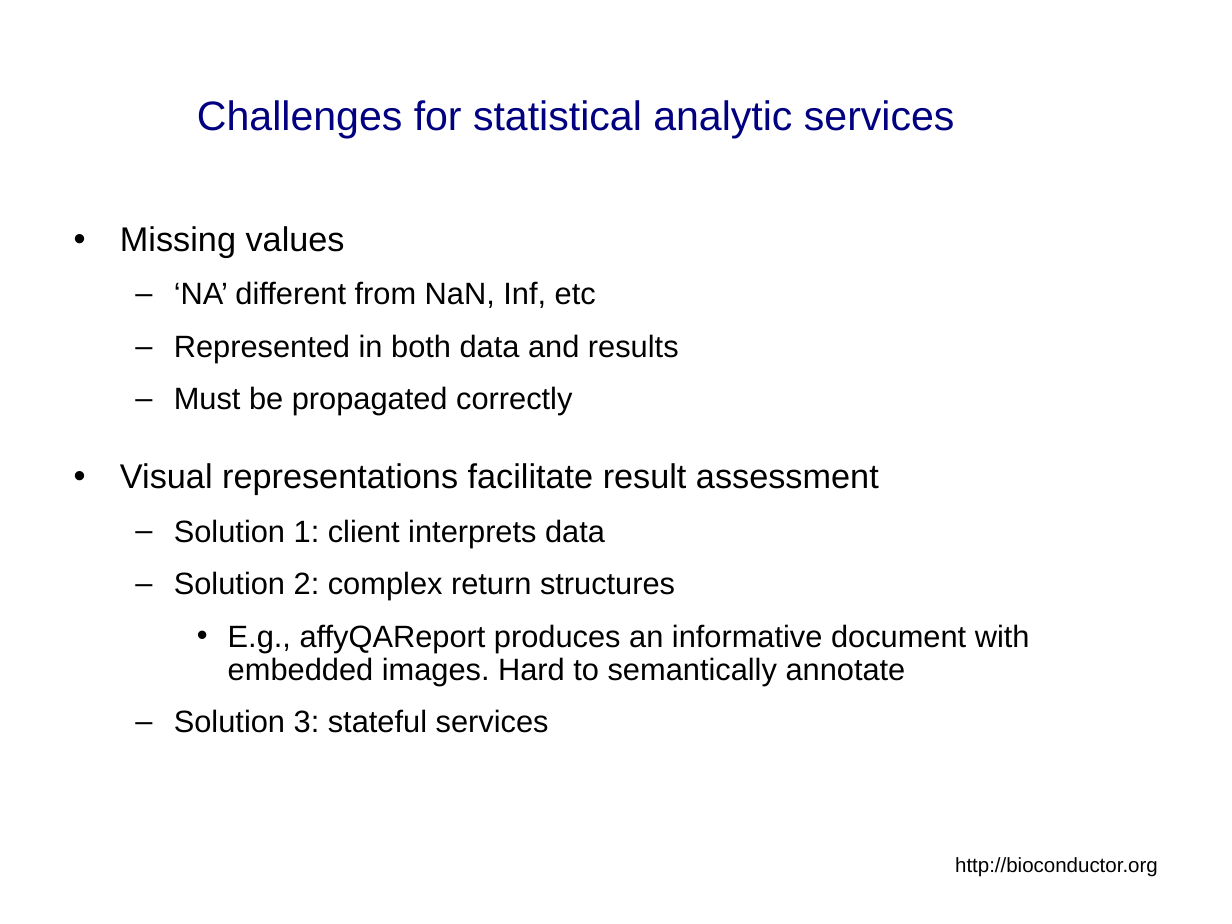
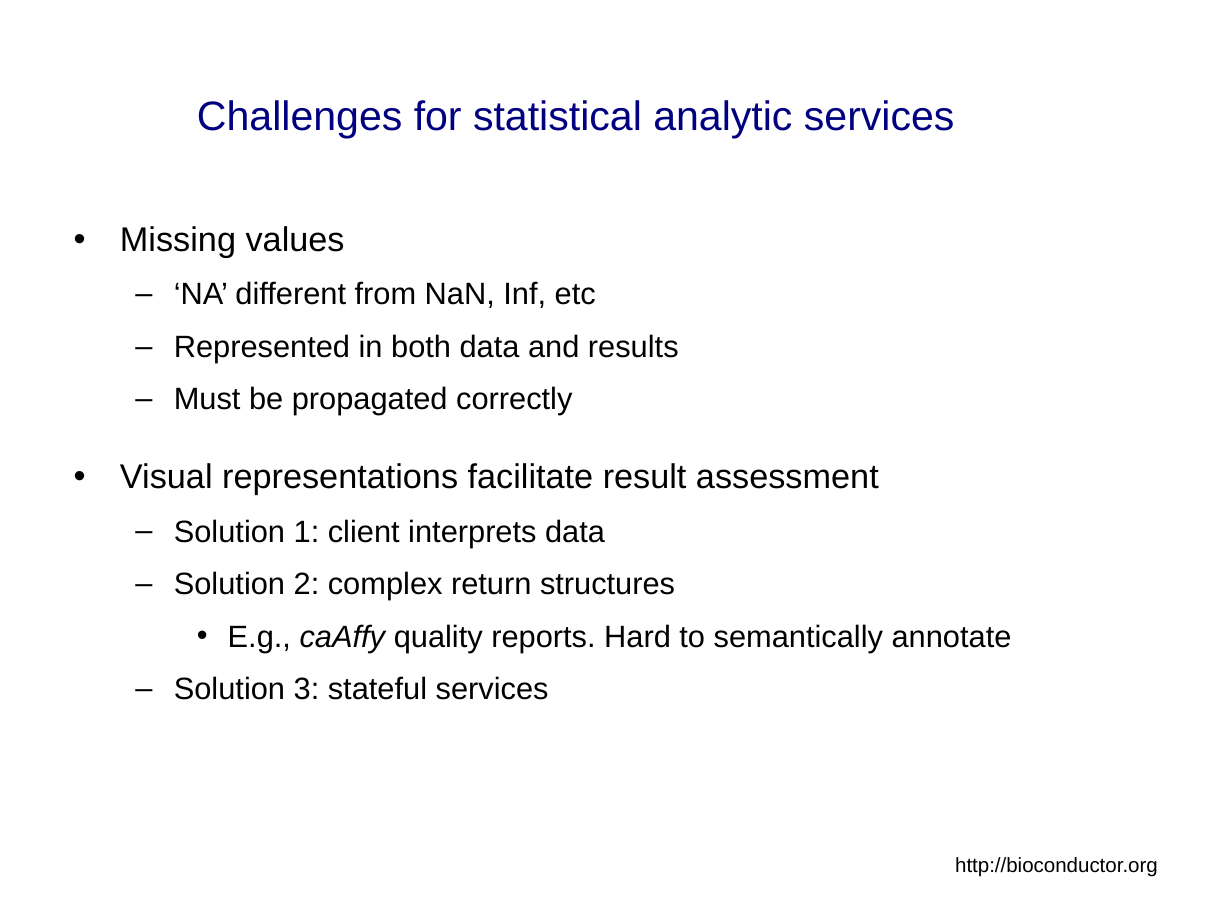
Before and after one commit to NCIP/bioconductor, a slide deck: slide 34 of bioconductor/Presentations/caBIG_Annual_Meeting_2007_Tech_Demo.ppt. Drawn at 1232x924 pixels with LibreOffice and Linux fonts; fonts in the diff are those of the drawing; background and template pictures are left out. Boxes give left, top, right and bottom in pixels: in the first picture for what was removed or moved away, otherwise in the second. Text is boxed around its words. In the diff, an @@ line names an element or a change of style, - is before the commit and + after.

```diff
--- a/bioconductor/Presentations/caBIG_Annual_Meeting_2007_Tech_Demo.ppt
+++ b/bioconductor/Presentations/caBIG_Annual_Meeting_2007_Tech_Demo.ppt
@@ text at [228,624,1012,652]: text changed @@
-    • E.g., affyQAReport produces an informative document with embedded images. Hard to semantically annotate
+    • E.g., caAffy quality reports. Hard to semantically annotate
```
Also in this commit, not shown: 13 other slides changed, 1 slide removed.
